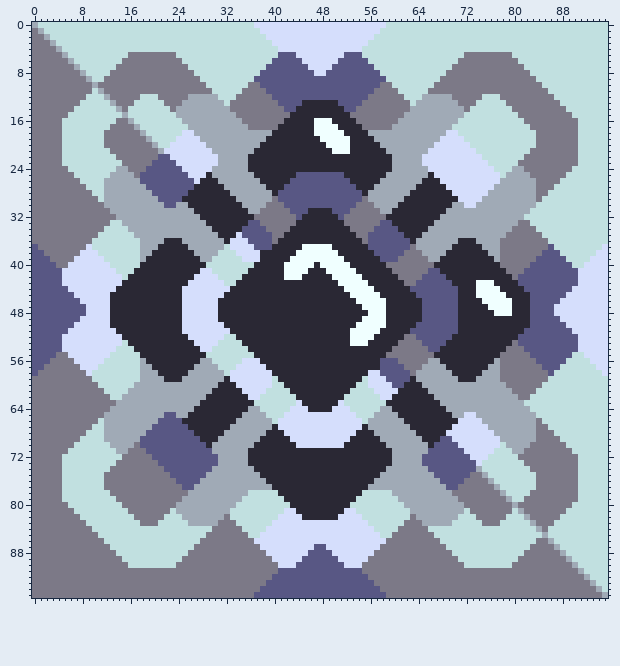
Two versions of one sprite sheet, sprites/blocks/production/silicon-smeltery.png. Above is the file before it was changed.
The file is 96x96 pixels.
New version:
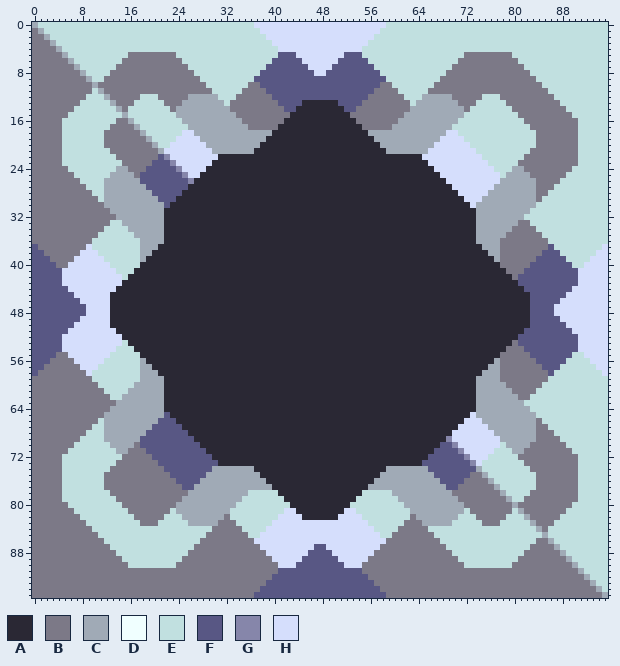
Palette (. is transparent): A #2a2834  B #7c7987  C #a0aab6  D #f0ffff  E #c1e0e0  F #585784  G #8686aa  H #d5defc
The edit:
Changed rows in their new state; - is an unchanged pixel.
first column x 22:
16 -------------------------AAA------------------------------
17 -------------------------AAAA-----------------------------
18 -------------------------AAAAA----------------------------
19 --------------------------AAAAA---------------------------
20 ---------------------------AAAA---------------------------
21 ----------------------------AAA---------------------------
22 G--------AAAAA------------------------AAAAA---------------
23 -G------AAAAAA------------------------AAAAAA--------------
24 --G----AAAAAAA------------------------AAAAAAA-------------
25 ---G--A-AAAAAAA-------AAAAAAAA-------AAAAAAA-A------------
26 ----GA---AAAAAAA-----AAAAAAAAAA-----AAAAAAA---A-----------
27 ----A-----AAAAAAA---AAAAAAAAAAAA---AAAAAAA-----A----------
28 ---A-------AAAAAAA-AAAAAAAAAAAAAA-AAAAAAA-------A---------
29 --A---------AAAAAAAAAAAAAAAAAAAAAAAAAAAA---------A--------
30 -AAA---------AAAAAAAAAAAAAAAAAAAAAAAAAA---------AAA-------
31 AAAAA---------AAAAAAAAAA----AAAAAAAAAA---------AAAAA------
32 AAAAAA---------AAAAAAAA------AAAAAAAA---------AAAAAA------
33 AAAAAAA-------AAAAAAAA--------AAAAAAAA-------AAAAAAA------
34 AAAAAAAA-----AAAAAAAA----------AAAAAAAA-----AAAAAAAA------
35 AAAAAAAAA---AAAAAAAA------------AAAAAAAA---AAAAAAAAA------
36 ---AAAAAAA-AAAAAAAA--------------AAAAAAAA-AAAAAAA---------
37 ----AAAAAAAAAAAAAA-----AAAAA------AAAAAAAAAAAAAA----------
38 -----AAAAAAAAAAA------AAAAAAA------AAAAAAAAAAAA-----------
39 ------AAAAAAAAAA-----AAAAAAAAA------AAAAAAAAAA------------
40 -------AAAAAAAA-----AAAAA-AAAAA------AAAAAAAA-------------
41 ------AAAAAAAA------AAAA---AAAAA------AAAAAAAA------------
42 -----AAAAAAAA-------AAA-----AAAAA------AAAAAAAA-----------
43 ----AAAAAAAA-----------------AAAAA------AAAAAAAA----AAA---
44 ---AAAAAAAA-------------------AAAAA------AAAAAAAA---AAAA--
45 ---AAAAAAA---------------------AAAAA------AAAAAAA---AAAAA-
46 ---AAAAAA-----------------------AAAAA------AAAAAA----AAAAA
47 ---AAAAAA------------------------AAAA------AAAAAA-----AAAA
48 ---AAAAAA-------------------------AAA------AAAAAA------AAA
49 ---AAAAAA------------------------AAAA------AAAAAA---------
50 ---AAAAAAA----------------------AAAAA-----AAAAAAA---------
51 ---AAAAAAAA--------------------AAAAA-----AAAAAAAA---------
52 ----AAAAAAAA-------------------AAAA-----AAAAAAAA----------
53 -----AAAAAAAA------------------AAA-----AAAAAAAA-----------
54 ------AAAAAAAA------------------------AAAAAAAA------------
55 -------AAAAAAAA----------------------AAAAAAAA-------------
56 ------AAAAAAAAAA--------------------AAAAAAAAAA------------
57 -----AAAAAAAAAAAA-------------------AAAAAAAAAAA-----------
58 ----AAAAAAAAAAAAAA----------------AAAAAAAAAAAAAA----------
59 ---AAAAAAA-AAAAAAAA--------------AAAAAAAA-AAAAAAA---------
60 AAAAAAAAA---AAAAAAAA------------AAAAAAAA---AAAAAAAAA------
61 AAAAAAAA-----AAAAAAAA----------AAAAAAAA-----AAAAAAAA------
62 AAAAAAA-------AAAAAAAA--------AAAAAAAA-------AAAAAAA------
63 AAAAAA---------AAAAAAAA------AAAAAAAA---------AAAAAA------
64 AAAAA---------AAAAAAAAAA----AAAAAAAAAA---------AAAAA------
65 -AAA---------AAAAAAAAAAAAAAAAAAAAAAAAAA---------AAA-------
66 --A---------AAAAAAAAAAAAAAAAAAAAAAAAAAAA---------A--------
67 ---A-------AAAAAAA-AAAAAAAAAAAAAA-AAAAAAA-------A---------
68 ----A-----AAAAAAA---AAAAAAAAAAAA---AAAAAAA-----A----------
69 -----A---AAAAAAA-----AAAAAAAAAA-----AAAAAAA---AG----------
70 ------A-AAAAAAA-------AAAAAAAA-------AAAAAAA-A--G---------
71 -------AAAAAAA------------------------AAAAAAA----G--------
72 --------AAAAAA------------------------AAAAAA------G-------
73 ---------AAAAA------------------------AAAAA--------G------
Boxes around the changes in both pictures, in picture pixels (x1, y1, x2, y2):
changed: (164, 118, 512, 466)
